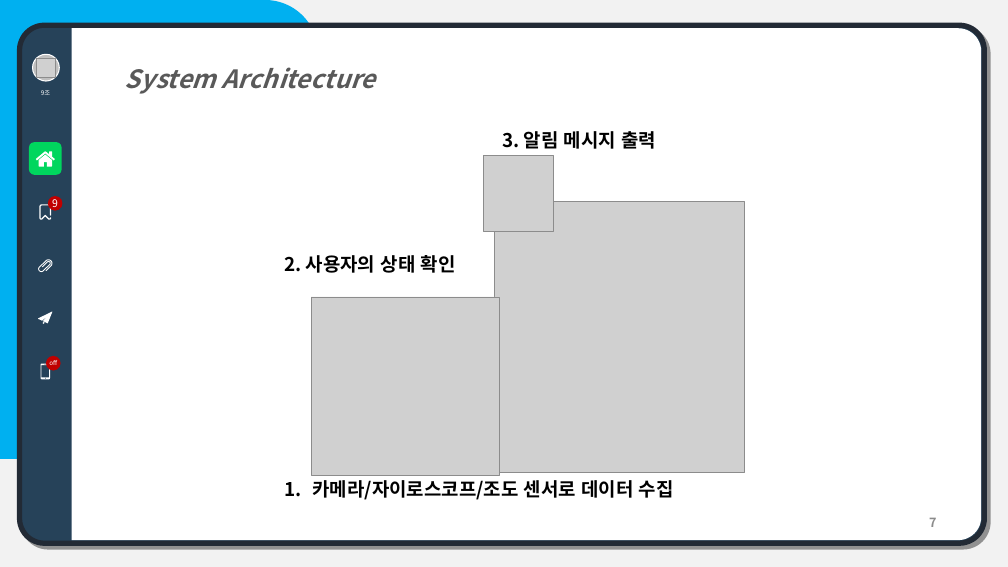
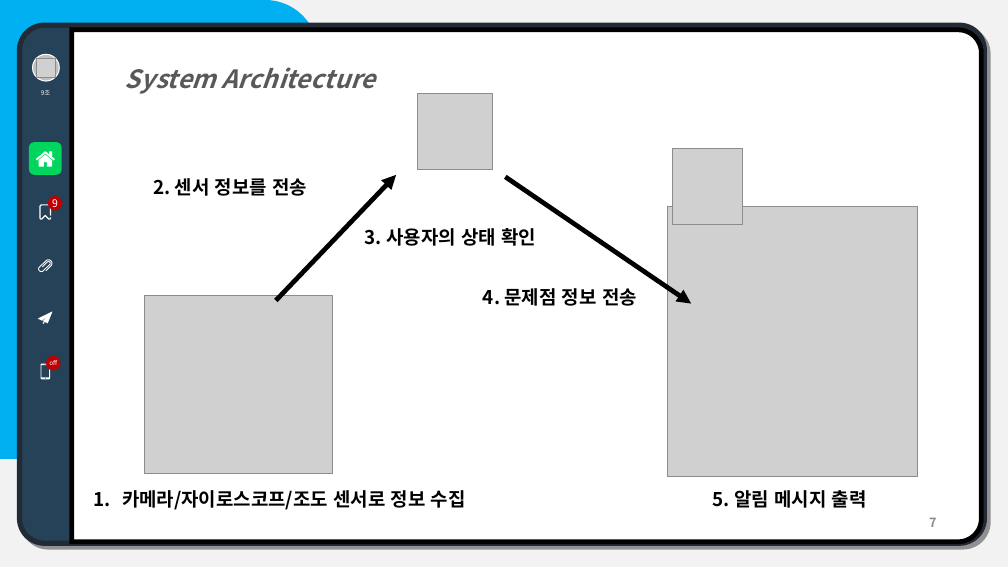
Before and after one commit to dltjrqja01/open_source, a slide deck: slide 7 of Report #03/[오픈소스전문프로젝트 Report #03]장재원, 조창권, 윤정환, 이석범.pptx. Drawn at 1008x567 pixels with LibreOffice and Linux fonts; fonts in the diff are those of the drawing; grey boxes stand for pictures. Boxes give left, top, right and bottom in pixels: in the first picture for what was removed or moved away, otherwise in the second. Text is boxed around its words. In the diff, an @@ line names an element or a change of style, - is before the commit and + after.

```diff
--- a/Report #03/[오픈소스전문프로젝트 Report #03]장재원, 조창권, 윤정환, 이석범.pptx
+++ b/Report #03/[오픈소스전문프로젝트 Report #03]장재원, 조창권, 윤정환, 이석범.pptx
@@ round same rect at bbox=[72, 30, 982, 542]: outline none to #000000 4.5 pt @@
@@ picture added at bbox=[417, 94, 493, 169] @@
@@ picture: place and size @@
-picture at bbox=[483, 156, 554, 232]
+picture at bbox=[673, 148, 743, 225]
@@ text added at bbox=[153, 178, 307, 196], 18 pt, text #000000, bold @@
+2. 센서 정보를 전송
@@ arrow added from (276, 301) to (396, 175), #000000 4.5 pt @@
@@ arrow added from (505, 177) to (691, 304), #000000 4.5 pt @@
@@ picture: place and size @@
-picture at bbox=[495, 202, 745, 473]
+picture at bbox=[668, 206, 917, 477]
@@ text at bbox=[365, 228, 536, 246]: text changed @@
-2. 사용자의 상태 확인
+3. 사용자의 상태 확인
@@ picture: place and size @@
-picture at bbox=[312, 297, 500, 475]
+picture at bbox=[144, 296, 333, 473]
@@ text added at bbox=[483, 288, 637, 306], 18 pt, text #000000, bold @@
+4. 문제점 정보 전송
@@ text at bbox=[122, 490, 466, 510]: text changed @@
-1. 카메라/자이로스코프/조도 센서로 데이터 수집
+1. 카메라/자이로스코프/조도 센서로 정보 수집
@@ text at bbox=[713, 490, 867, 508]: text changed @@
-3. 알림 메시지 출력
+5. 알림 메시지 출력
```
Also in this commit, not shown: 2 other slides changed.
